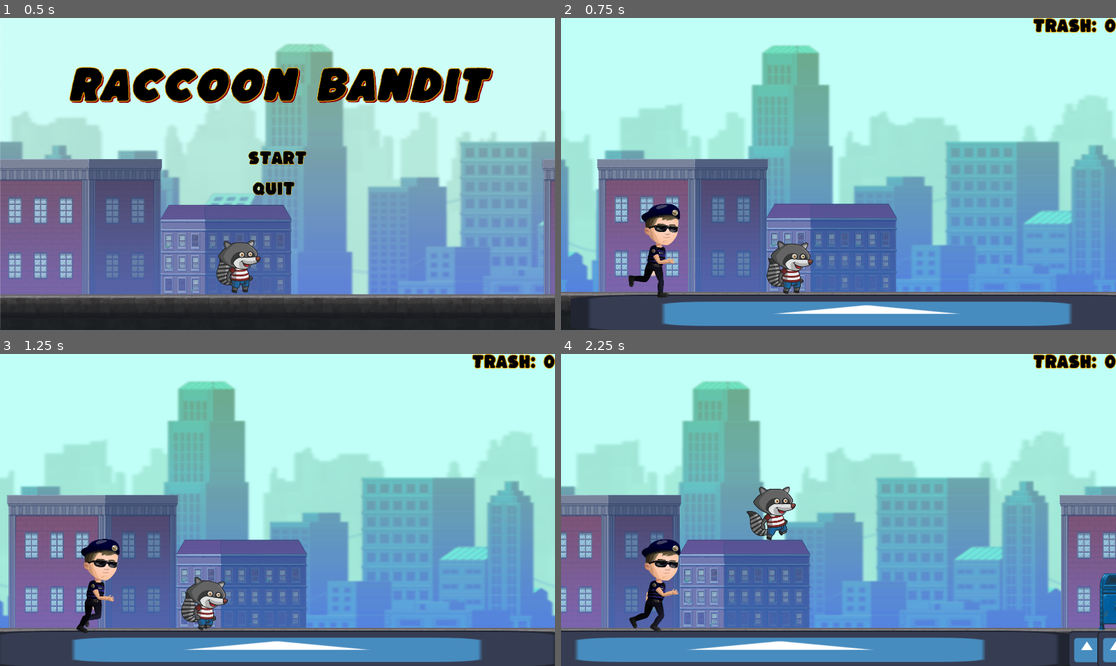
Above: before the commit, frames 1-4 (two rows, left to right).
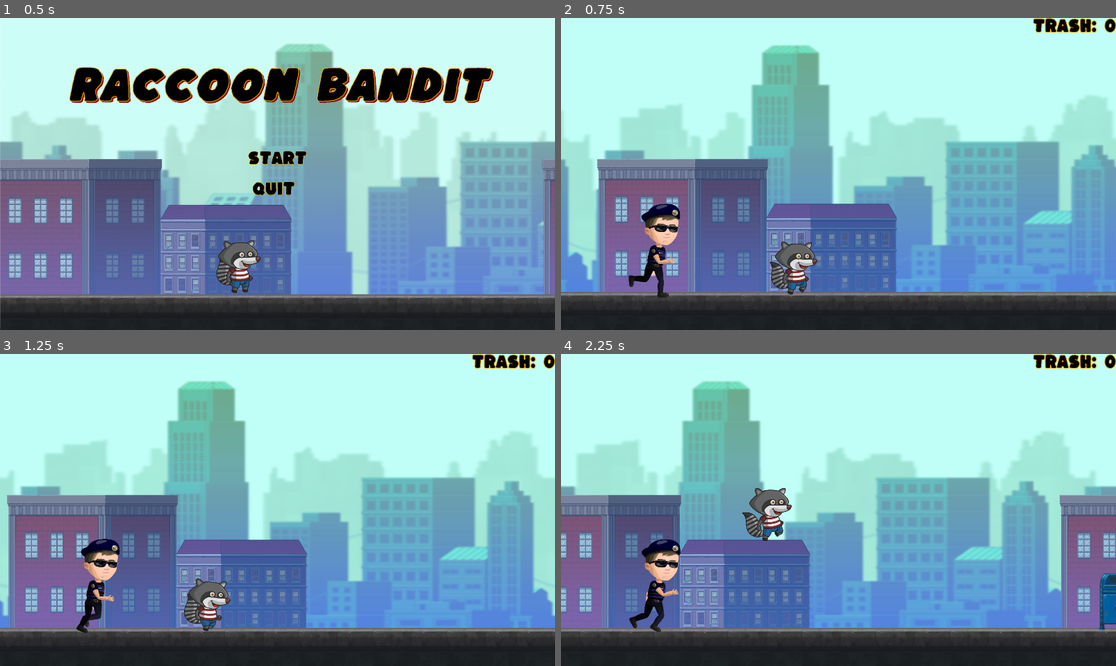
Above: after the commit, the same moments.

Repository: plagunas2/RaccoonBandit
Game: Godot game, scene res://Scenes/Menus/Mainmenu.tscn
The game is run twice, just before and just after one commit, with the same random seed, the same clock (stepped at 60 frames per second) and the same inputs. The engine's default icon, where the game draws it, is replaced by a stand-in: a white triangle on a blue panel in a dark square.
Inputs:
- Up to frame 1 (0.5 s): no input
- Up to frame 2 (0.75 s): click "Start" at 0.5 s
- Up to frame 3 (1.25 s): no input
- Up to frame 4 (2.25 s): tap W (jump) at 1.52 s

Frame 1 is identical in both runs. In frame 2, 11% of the frame differs, in the area x 1-100%, y 71-100%; in frame 3, 11%, in the area x 0-100%, y 71-100%; in frame 4, 11%.

Commit message:
Ground movement completely reworked

Diff:
--- a/RaccoonBandit_prototype1/Scenes/GroundStuff/Groundgenerator.tscn
+++ b/RaccoonBandit_prototype1/Scenes/GroundStuff/Groundgenerator.tscn
@@ -1,13 +1,15 @@
-[gd_scene load_steps=2 format=3 uid="uid://dfcmymrykuvva"]
+[gd_scene load_steps=3 format=3 uid="uid://dfcmymrykuvva"]
 
 [ext_resource type="Script" path="res://Scenes/GroundStuff/grnd_generator.gd" id="1_6mslu"]
+
+[sub_resource type="RectangleShape2D" id="RectangleShape2D_d0fab"]
+size = Vector2(128, 128)
 
 [node name="GNDGenerator" type="Node2D"]
 z_index = 1
 script = ExtResource("1_6mslu")
 
-[node name="Timer" type="Timer" parent="."]
-wait_time = 0.5
-autostart = true
+[node name="Area2D" type="Area2D" parent="."]
 
-[connection signal="timeout" from="Timer" to="." method="_on_timer_timeout"]
+[node name="CollisionShape2D" type="CollisionShape2D" parent="Area2D"]
+shape = SubResource("RectangleShape2D_d0fab")
--- a/RaccoonBandit_prototype1/Scenes/GroundStuff/grnd_generator.gd
+++ b/RaccoonBandit_prototype1/Scenes/GroundStuff/grnd_generator.gd
@@ -10,34 +10,30 @@
 var screen_size : Vector2i
 var ground_height : int
 
-#spawn intervals determine the time between obstacle spawns
-#change this for longer or shorter distances between obstacles
-var spawn_interval = 0.0
-
+var parallax_background
 var parallax_layer
 var groundNode
 var ground
 
+var is_ground_in_spawn
+
+var global_speed
+
 # Called when the node enters the scene tree for the first time.
 func _ready():
-	# Start the timer when the scene is ready
-
-	var parallax_background = get_parent().get_node("ParallaxBackground")
+	parallax_background = get_parent().get_node("ParallaxBackground")
 	parallax_layer =  parallax_background.get_node("ParallaxLayer")
 	groundNode = parallax_layer.get_node("Ground")
 	ground = groundNode.get_node("Sprite2D")
 
-	#$Timer.start()
-
-func _on_timer_timeout():
+func _process(_delta):
+	global_speed = parallax_background.scroll_speed
 	# Create a new obstacle instance
 	var ground_type = ground_types[randi() % ground_types.size()].instantiate()
-	print(ground_type) #debugging print statement
+	#print(ground_type) #debugging print statement
 
 	ground_type.position = Vector2(0,0) #positions obs to the left of the screen
 
 	# Add the obstacle to the scene
-	add_child(ground_type)
-
-	# Set a new random spawn interval for the next obstacle
-	#$Timer.wait_time = spawn_interval
+	if($Area2D.has_overlapping_bodies() == false):
+		add_child(ground_type)
--- a/RaccoonBandit_prototype1/Scenes/GroundStuff/groundCollision.tscn
+++ /dev/null
@@ -1,12 +0,0 @@
-[gd_scene load_steps=3 format=3 uid="uid://c3j2t57ln7yka"]
-
-[ext_resource type="Script" path="res://Scripts/groundMovement.gd" id="1_pusrj"]
-
-[sub_resource type="RectangleShape2D" id="RectangleShape2D_0ga2x"]
-size = Vector2(1960.13, 106.5)
-
-[node name="groundCollision" type="Area2D"]
-script = ExtResource("1_pusrj")
-
-[node name="CollisionShape2D" type="CollisionShape2D" parent="."]
-shape = SubResource("RectangleShape2D_0ga2x")
--- a/RaccoonBandit_prototype1/Scenes/GroundStuff/ground_tile.gd
+++ b/RaccoonBandit_prototype1/Scenes/GroundStuff/ground_tile.gd
@@ -1,17 +1,12 @@
 extends CharacterBody2D
 
-var parallax_background
 var speed
+var gen
 
 func _ready():
-	parallax_background = get_parent().get_parent().get_node("ParallaxBackground")
-	#speed = parallax_background.scroll_speed
+	speed = 200
 
 # Called every frame. 'delta' is the elapsed time since the previous frame.
 func _process(delta):
-	#if(parallax_background != null):
-	#speed = parallax_background.scroll_speed
-	#else:
-		#speed = 0
-	speed = 200;
+	speed = get_parent().global_speed
 	position += Vector2.LEFT * speed * delta
--- a/RaccoonBandit_prototype1/Scenes/GroundStuff/ground_tile.tscn
+++ b/RaccoonBandit_prototype1/Scenes/GroundStuff/ground_tile.tscn
@@ -10,6 +10,7 @@
 script = ExtResource("1_fogcg")
 
 [node name="Icon" type="Sprite2D" parent="."]
+visible = false
 texture = ExtResource("1_4h388")
 
 [node name="CollisionShape2D" type="CollisionShape2D" parent="."]
--- a/RaccoonBandit_prototype1/Scenes/npc_player_connection.gd
+++ b/RaccoonBandit_prototype1/Scenes/npc_player_connection.gd
@@ -1,13 +1,18 @@
 extends Node2D
 
+var npc
+var player
+var parallax_background
+var global_speed
 
 # Called when the node enters the scene tree for the first time.
 func _ready():
-	var npc = $npc
-	var player = $Player
+	npc = $npc
+	player = $Player
+	parallax_background = $ParallaxBackground
 
 	npc.connect("police_attack", Callable(player, "_on_police_attack"))
 
 # Called every frame. 'delta' is the elapsed time since the previous frame.
 func _process(_delta):
-	pass
+	global_speed = parallax_background.scroll_speed
--- a/RaccoonBandit_prototype1/Scenes/obstacles/cardboardBox.tscn
+++ b/RaccoonBandit_prototype1/Scenes/obstacles/cardboardBox.tscn
@@ -27,5 +27,5 @@
 offset = Vector2(0, 25)
 
 [node name="CollisionShape2D" type="CollisionShape2D" parent="."]
-position = Vector2(55, 64)
+position = Vector2(55, 58)
 shape = SubResource("RectangleShape2D_r1dmb")
--- a/RaccoonBandit_prototype1/Scenes/parallax_background.gd
+++ b/RaccoonBandit_prototype1/Scenes/parallax_background.gd
@@ -1,7 +1,7 @@
 extends ParallaxBackground
 
 var scroll_speed = 200
+
 # Called when the node enters the scene tree for the first time.
 func _process(delta):
 	scroll_base_offset -= Vector2(scroll_speed,0) * delta
-	#pass
--- a/RaccoonBandit_prototype1/Scenes/test_level_pt2.tscn
+++ b/RaccoonBandit_prototype1/Scenes/test_level_pt2.tscn
@@ -22,7 +22,8 @@
 position = Vector2(825, 869)
 
 [node name="ground" parent="." instance=ExtResource("4_h6uak")]
-position = Vector2(1098, 1022)
+visible = false
+position = Vector2(1098, 1026)
 scale = Vector2(16, 1)
 
 [node name="ObGenerator" parent="." instance=ExtResource("4_md4bb")]
@@ -32,7 +33,7 @@
 position = Vector2(2088, 640)
 
 [node name="GNDGenerator" parent="." instance=ExtResource("7_1ougk")]
-position = Vector2(2056, 1023)
+position = Vector2(2056, 1027)
 
 [node name="HUD" parent="." instance=ExtResource("6_7rpvi")]
 
--- a/RaccoonBandit_prototype1/Scripts/groundMovement.gd
+++ /dev/null
@@ -1,14 +0,0 @@
-extends Area2D
-
-var speed
-var parallax_background
-
-# Called when the node enters the scene tree for the first time.
-func _ready():
-	parallax_background = get_parent().get_node("ParallaxBackground")
-	speed = parallax_background.scroll_speed
-
-# Called every frame. 'delta' is the elapsed time since the previous frame.
-func _process(delta):
-	position += Vector2.RIGHT * speed * delta
-	print("floor pos: ", position)
